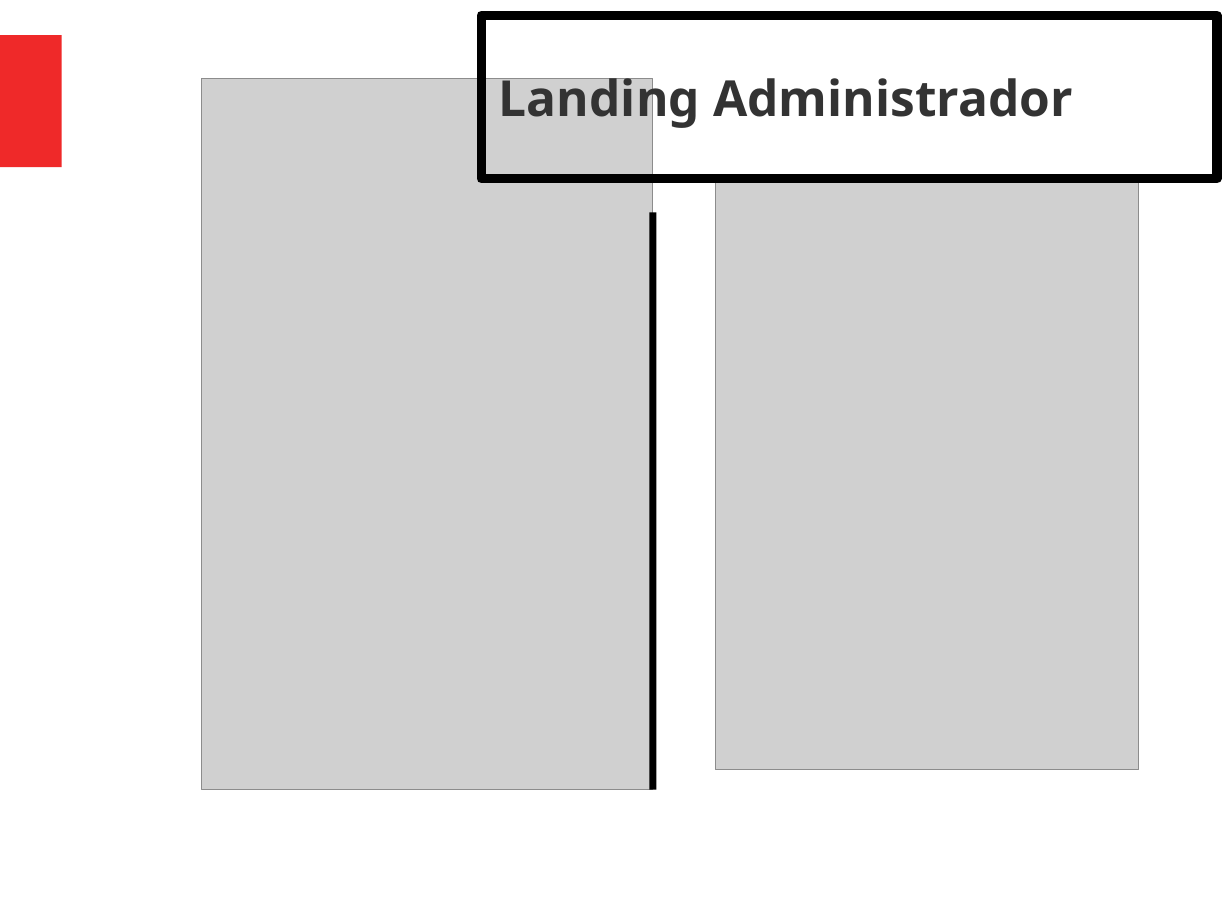
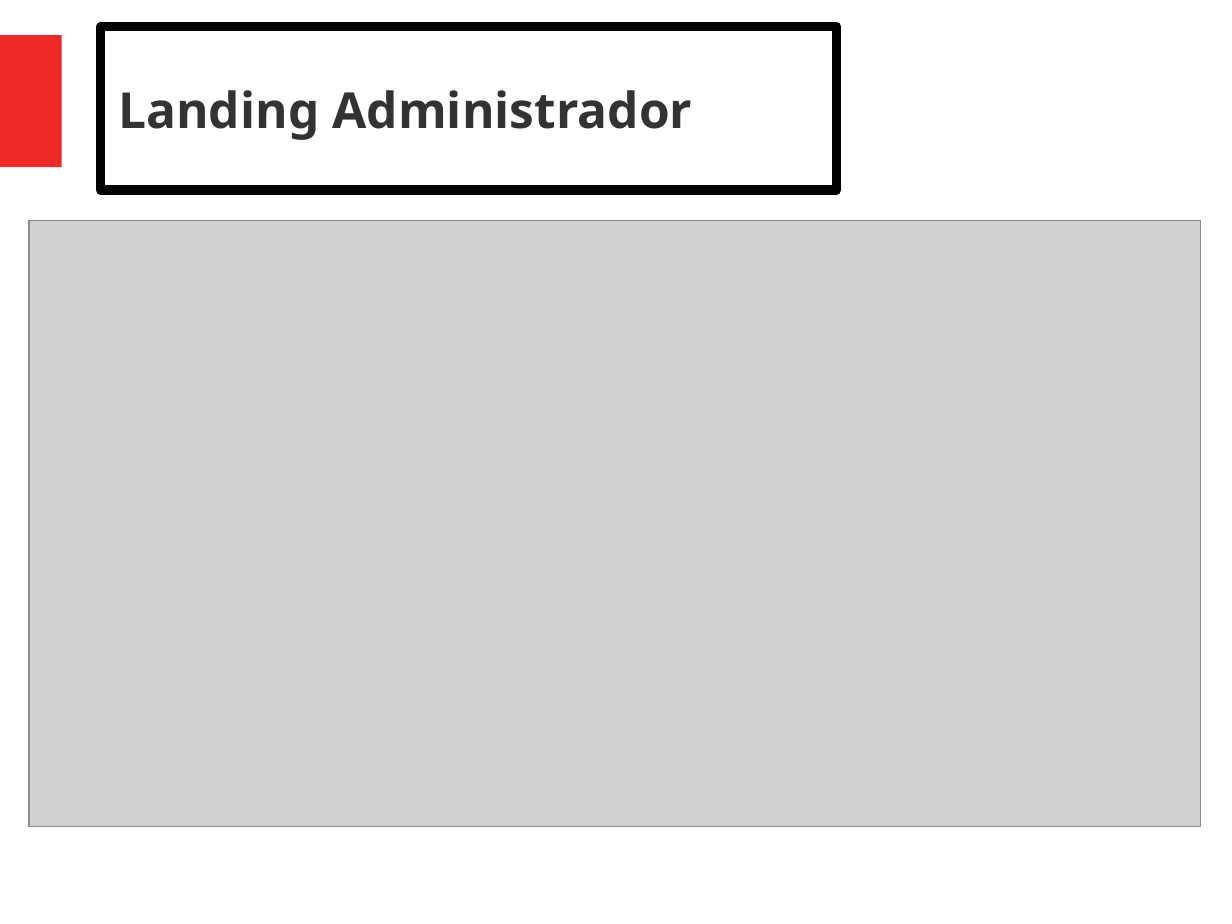
Before and after one commit to DCC-CC4401/2019-1-Grupo-13, a slide deck: slide 2 of presentaciones/presentacion-tarea2/presentacion.pptx. Drawn at 1232x924 pixels with LibreOffice and Linux fonts; fonts in the diff are those of the drawing; grey boxes stand for pictures. Boxes give left, top, right and bottom in pixels: in the first picture for what was removed or moved away, otherwise in the second. Text is boxed around its words. In the diff, an @@ line names an element or a change of style, - is before the commit and + after.

Commit message:
screenshots y presentacion tarea2

```diff
--- a/presentaciones/presentacion-tarea2/presentacion.pptx
+++ b/presentaciones/presentacion-tarea2/presentacion.pptx
@@ rectangle "Landing Administrador": place and size @@
-rectangle "Landing Administrador" at [482, 16, 1217, 179]
+rectangle "Landing Administrador" at [101, 27, 836, 190]
@@ picture removed at [201, 78, 653, 789] @@
@@ picture: place and size @@
-picture at [715, 181, 1139, 770]
+picture at [29, 220, 1201, 826]
@@ line removed from (653, 212) to (653, 789) @@
```
Also in this commit, not shown: 9 other slides changed, 1 slide removed, 24 other files.
